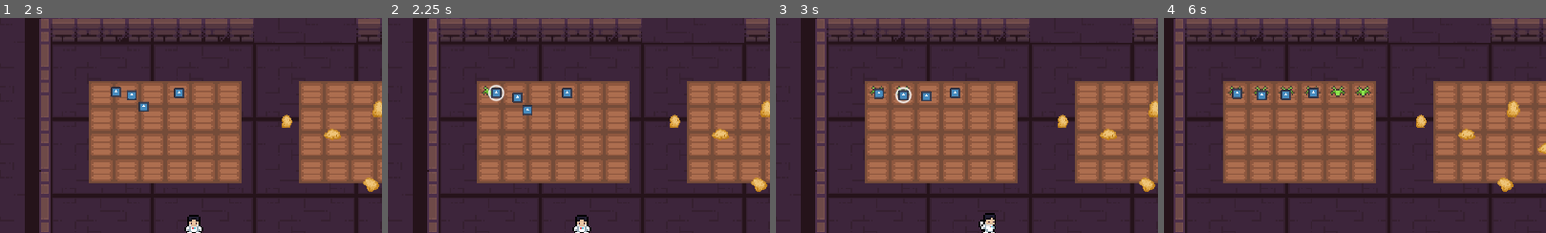
Above: before the commit, frames 1-4 (left to right).
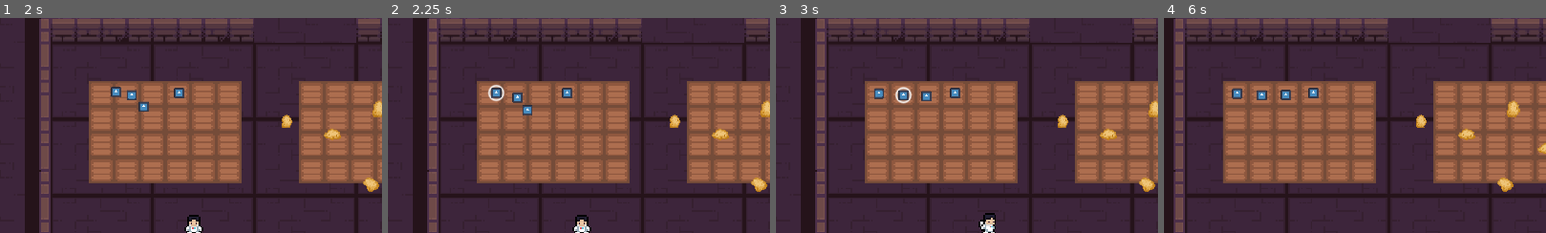
Above: after the commit, the same moments.

Repository: Saj-Hoque/MissionSpud
Game: Godot game, scene res://Menu/menu.tscn
Same seed, same stepped clock (60 frames per second), same inputs: the game is played once before the commit and once after it. The engine's default icon, where the game draws it, is replaced by a stand-in: a white triangle on a blue panel in a dark square.
Inputs (mouse positions are % of the whole screen's width and height, from its top left):
- Up to frame 1 (2 s): click "Start" at 0.5 s; drag from (66, 65) to (37, 20) at 1.27 s
- Up to frame 2 (2.25 s): drag from (37, 20) to (66, 65) at 2.02 s
- Up to frame 3 (3 s): move the mouse to (40, 20) at 2.77 s; hold D (right) from 2.78 s (still down); hold E (interact) from 2.78 s (still down); click (40, 20) at 2.92 s
- Up to frame 4 (6 s): right-click (40, 20) at 3.05 s; release D (right) at 3.5 s; release E (interact) at 3.5 s; drag from (41, 20) to (20, 35) at 3.52 s; tap Enter at 4.25, 5.75 s; drag from (43, 20) to (62, 65) at 4.27 s; tap Space at 5 s; drag from (46, 20) to (62, 65) at 5.02 s; move the mouse to (49, 20) at 5.77 s; hold S (down) from 5.78 s (still down); hold Right mouse button (rightClick) from 5.78 s (still down); click (49, 20) at 5.92 s
The pictures show only the part of the screen within x 23-73%, y 2-52%; the shares and areas given below are measured in that part.

Frame 1 is identical in both runs. In frame 2, less than 0.1% of the frame differs, in the area x 24-27%, y 31-37%; in frame 3, 0.1%; in frame 4, 0.5%, in the area x 16-55%, y 31-37%.

Commit message:
clean up planter code

Diff:
--- a/Planting/growing_plot.gd
+++ b/Planting/growing_plot.gd
@@ -17,9 +17,7 @@
 
 func _on_area_2d_input_event(viewport, event, shape_idx):
 	if Input.is_action_just_pressed("leftClick"):
-		if not plantGrowing:
-			grow_plant()
-		elif plantGrown:
+		if plantGrown:
 			harvest_plant()
 		else:
 			print("PLANT IS ALREADY GROWING HERE")
--- a/Robots/Planter/planter.gd
+++ b/Robots/Planter/planter.gd
@@ -7,45 +7,36 @@
 @export var accel = 5
 @export var avoid_force = 1000
 @export var slow_down_radius = 10
-
-var active: bool = false
-var right_click: bool = false
-var idle:bool = false
-var docking:bool = false
-var plotting:bool = false
-var selected: bool = false
-
-var planting: bool = false
-var planted: bool = false
-
-var docker_num:int
-var target_position = global_position
+@export var idle_area_path: NodePath
 
 @onready var navigation_agent: NavigationAgent2D = $NavigationAgent2D
 @onready var selection_area: Area2D = $SelectionArea2D
 @onready var highlight_box: Panel = $highlight_box
 @onready var raycasts = get_node("Raycasts")
 
-@export var idle_area_path: NodePath
 @onready var idle_area = get_node(idle_area_path)
 @onready var plot = idle_area.plot
+
+var right_click: bool = false
+var selected: bool = false
+
+var active: bool = false
+var idle:bool = false
+
+var docking:bool = false
+var docker_num:int
+
+var plotting:bool = false
 var plot_num : int
+var planting: bool = false
+var planted: bool = false
+
+var target_position = global_position
 
 func _ready():
 	idle_area.robots.push_back(self)
 
-func assign_to_new_idle_area(new_idle_area):
-	right_click = true
-	reset_planting_status()
-	undock()
-	var index = idle_area.robots.find(self)
-	if index != -1:
-		idle_area.robots.remove_at(index)
-	idle_area = new_idle_area
-	if self not in idle_area.robots:
-		idle_area.robots.push_back(self)
-	plot = idle_area.plot
-
+# Movement related methods
 
 func _physics_process(delta):
 	if active:
@@ -89,24 +80,10 @@
 func disable_movement():
 	active = false
 
-func is_in_idle_area():
-	if not active and docking: # AND in an idle spot, check this somehow
-		idle = true
-	else:
-		idle = false
-
-func undock():
-	idle_area.change_dock_status_unoccupied(docker_num)
-	idle_area.update_dock_status_color(docker_num)
-	docking = false
-
-func unoccupy_plot():
-	#plot.reset_plot(plot_num)
-	plot.change_plot_status_unoccupied(plot_num)
-	plotting = false
-
 func _on_navigation_agent_2d_target_reached():
 	emit_signal("target_reached")
+
+# Left click related methods
 
 func _on_selection_area_2d_input_event(viewport, event, shape_idx):
 	if event.is_action_pressed("leftClick"):
@@ -116,7 +93,40 @@
 	selected = not selected
 	highlight_box.visible = not highlight_box.visible
 
-func start_planting():#
+# Right click related methods
+
+func assign_to_new_idle_area(new_idle_area):
+	right_click = true
+	reset_planting_status()
+	undock()
+	var index = idle_area.robots.find(self)
+	if index != -1:
+		idle_area.robots.remove_at(index)
+	idle_area = new_idle_area
+	plot = idle_area.plot
+	if self not in idle_area.robots:
+		idle_area.robots.push_back(self)
+
+# Dock related methods
+
+func undock():
+	idle_area.change_dock_status_unoccupied(docker_num)
+	idle_area.update_dock_status_color(docker_num)
+	docking = false
+
+func is_in_idle_area():
+	if not active and docking: # AND in an idle spot, check this somehow
+		idle = true
+	else:
+		idle = false
+
+# Plot related methods
+
+func unoccupy_plot():
+	plot.change_plot_status_unoccupied(plot_num)
+	plotting = false
+
+func start_planting():
 	planting = true
 	$PlantingTimer.start()
 
